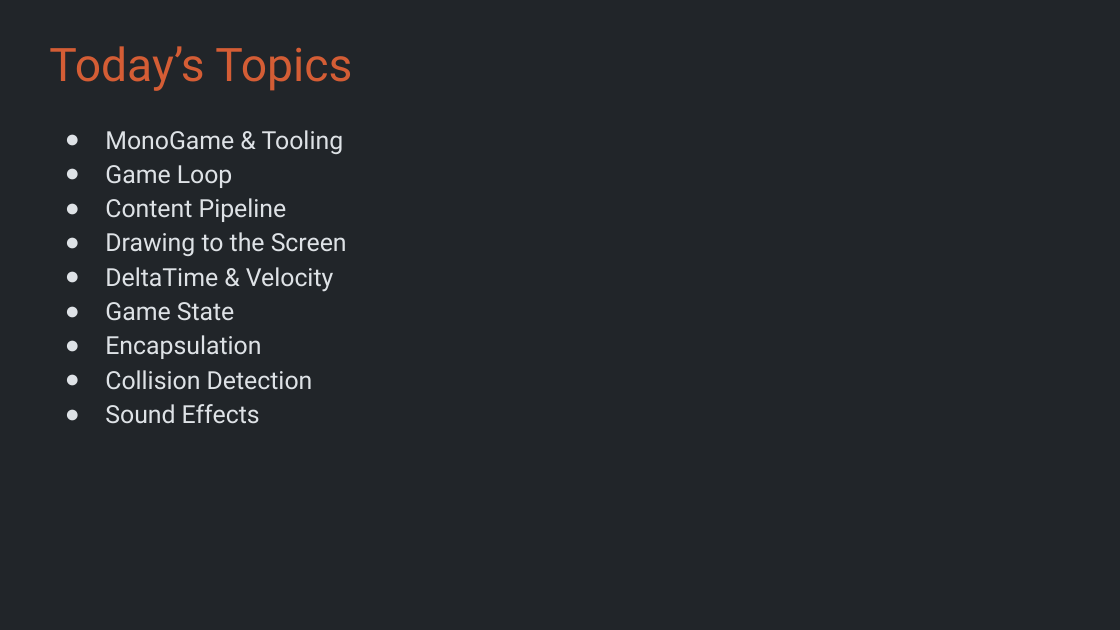
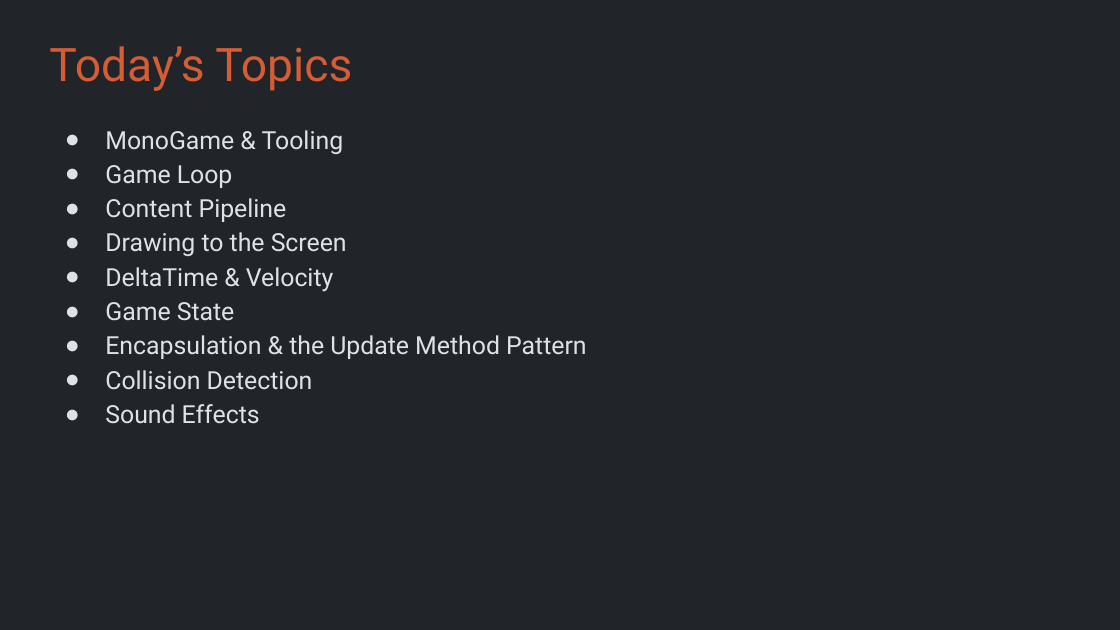
Before and after one commit to Metamate/gar, a slide deck: slide 13 of slides/01 Pong.pptx. Drawn at 1120x630 pixels with LibreOffice and Linux fonts; fonts in the diff are those of the drawing. Boxes give left, top, right and bottom in pixels: in the first picture for what was removed or moved away, otherwise in the second. Text is boxed around its words. In the diff, an @@ line names an element or a change of style, - is before the commit and + after.

```diff
--- a/slides/01 Pong.pptx
+++ b/slides/01 Pong.pptx
@@ text at (105, 335, 586, 359): text changed @@
-● Encapsulation
+● Encapsulation & the Update Method Pattern
```
Also in this commit, not shown: 3 slides added, 3 other files.
